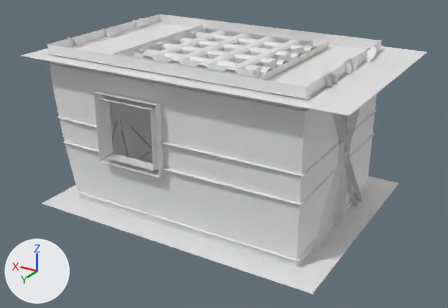
What one commit did to the FBX model Assets/_ART/Gijs/Models/SM_Room_01.fbx.
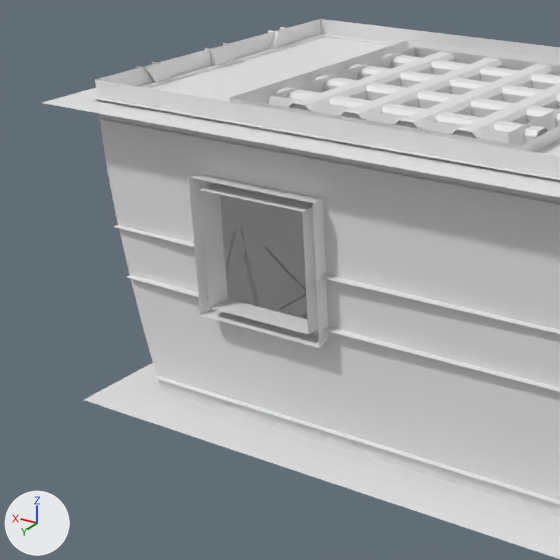
Each version is shown whole from a camera (50 mm lens) standing at (-6.72, 11.3, 6.64) and looking at (-0.1, 0.26, 1.12), then close up on the part from 0% to 62% of the width and 1% to 92% of the height. The axes (+X, +Y, +Z) are drawn at lower left. The lights are the same throughout. The last two pictures show the newer version.

The first close-up shows 'balk', 'balk.006', 'balk.007', 'floor', 'grate bar', 'grate bar.001', 'grate rim', 'roof', 'wall rim', 'walls'.
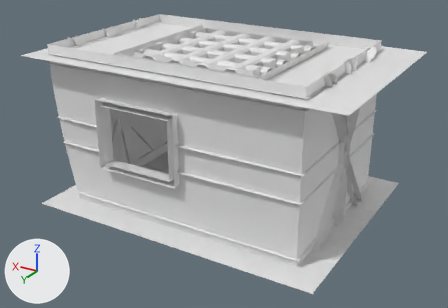
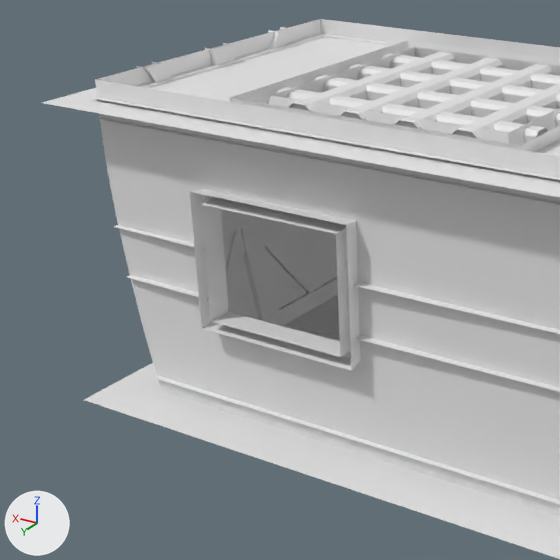
Boxes (x1, y1, x2, y2) around the edits, measured in the close-ups (560 x 560 px; the box of a moved part takes in the faces that stretch with it):
'wall rim', reshaped (22% wider)
    before: (189, 175, 329, 348)
    after: (190, 189, 361, 370)
part 1 of me_plane_017, moved or reshaped
    before: (321, 274, 560, 392)
    after: (353, 282, 560, 392)
part 2 of me_plane_033, moved or reshaped
    before: (324, 333, 560, 463)
    after: (360, 357, 560, 463)
part 3 of me_plane_033, moved or reshaped
    before: (317, 153, 560, 255)
    after: (354, 160, 560, 257)
part 4 of me_plane_033, moved or reshaped
    before: (323, 206, 560, 395)
    after: (356, 225, 560, 397)
part 5 of me_plane_033, moved or reshaped
    before: (116, 217, 326, 394)
    after: (116, 217, 361, 405)
part 6 of me_plane_033, moved or reshaped
    before: (99, 114, 318, 236)
    after: (99, 114, 356, 236)
part 7 of me_cube_007, moved or reshaped
    before: (302, 199, 329, 348)
    after: (336, 221, 361, 370)
part 8 of me_cube_007, moved or reshaped
    before: (189, 175, 321, 348)
    after: (190, 189, 355, 370)

The change, as a diff of the scene's bpy script:
```diff
--- a/Assets/_ART/Gijs/Models/SM_Room_01.fbx.py
+++ b/Assets/_ART/Gijs/Models/SM_Room_01.fbx.py
@@ me_cube_007 @@
 # used by ob_wall_rim; location = (0.0, 0.0, 0.0)
-me_cube_007.from_pydata(...)  # 16 vertices, 12 faces; spans x 0.28..1.85, y 1.89..2.21, z 1.23..2.77
+me_cube_007.from_pydata(...)  # 16 vertices, 12 faces; spans x -0.11..1.85, y 1.89..2.21, z 1.08..2.62
+# me_cube_007 part 7: all 8 vertices in x 0.28..0.41, y 1.89..2.21, z 1.23..2.77 are moved by (-0.39, 0.0, -0.15)
+# me_cube_007 part 8: all 8 vertices in x 1.71..1.85, y 1.89..2.21, z 1.23..2.77 are moved by (0.0, 0.0, -0.15)
@@ me_plane_033 @@
 me_plane_033.from_pydata(...)  # 42 vertices, 34 faces; spans x -2.75..3.25, y -2.04..2.01, z 0.0..3.57
 # used by ob_walls; location = (0.0, 0.0, 0.0)
+# me_plane_033 part 2: the 1 vertex in x 0.36, y 2.01, z 1.31 is moved by (-0.44, 0.0, -0.17)
+# me_plane_033 part 3: the 1 vertex in x 0.36, y 2.01, z 2.68 is moved by (-0.44, 0.0, -0.12)
+# me_plane_033 part 4: the 1 vertex in x 0.36, y 2.01, z 2.04 is moved by (-0.44, 0.0, 0.0)
+# me_plane_033 part 5: the 1 vertex in x 1.77, y 2.01, z 1.31 is moved by (0.0, 0.0, -0.17)
+# me_plane_033 part 6: the 1 vertex in x 1.77, y 2.01, z 2.68 is moved by (0.0, 0.0, -0.12)
@@ me_plane_017 @@
 me_plane_017.from_pydata(...)  # 56 vertices, 39 faces; spans x -2.81..3.26, y -2.05..2.12, z -0.06..3.37
 # used by ob_balk_007; location = (0.0, 0.0, 0.0)
 # before: 20 (0.36, 1.94, 1.39), 21 (0.36, 1.94, 1.96), 48 (0.36, 2.12, 1.39) at pixel (317, 328), 49 (0.36, 2.12, 1.96) at pixel (314, 276)
+# me_plane_017 part 1
+for i in [20, 21, 48, 49]: me_plane_017.vertices[i].co += Vector((-0.4, 0.0, 0.0))
```
